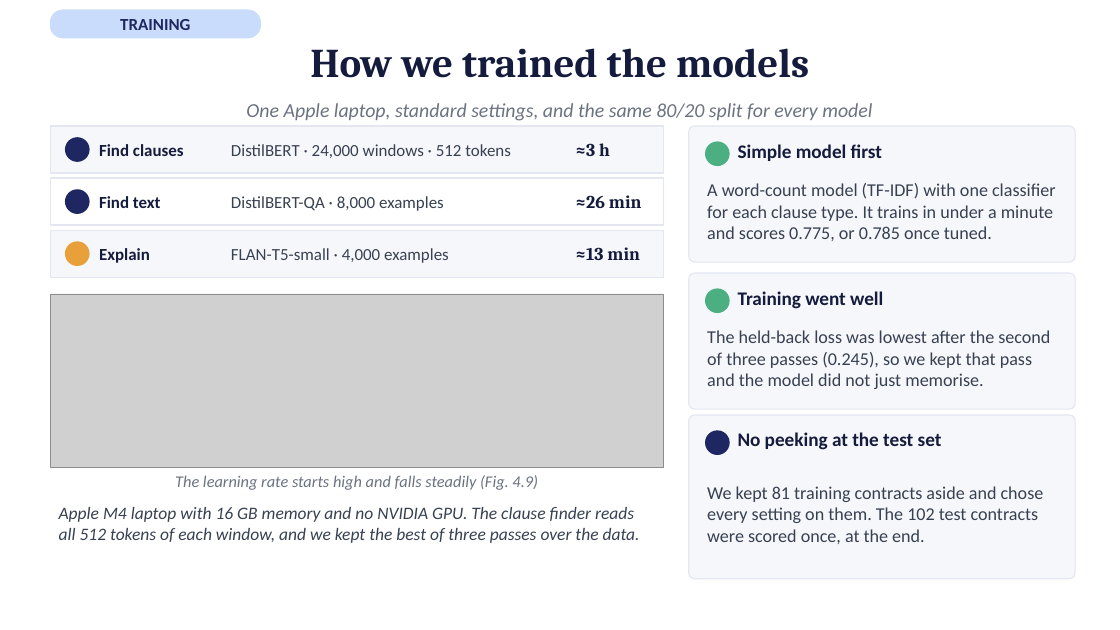
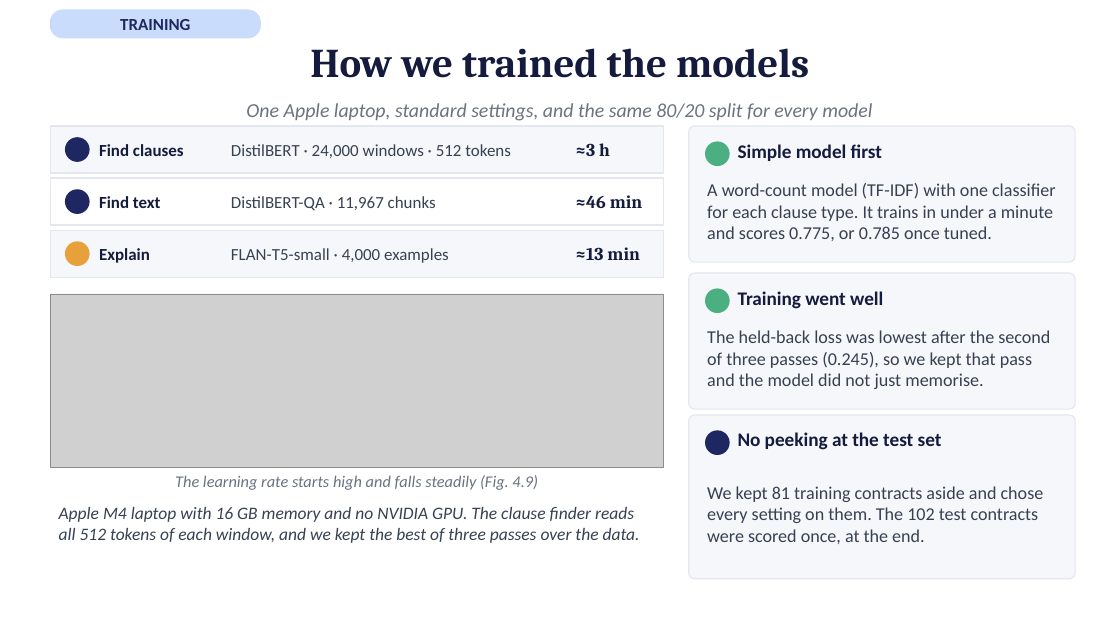
Before and after one commit to afnanmz168/clausify-p3, a slide deck: slide 8 of P25301051-p3-presentation-15-slides.pptx. Drawn at 1120x630 pixels with LibreOffice and Linux fonts; fonts in the diff are those of the drawing; grey boxes stand for pictures. Boxes give left, top, right and bottom in pixels: in the first picture for what was removed or moved away, otherwise in the second. Text is boxed around its words. In the diff, an @@ line names an element or a change of style, - is before the commit and + after.

```diff
--- a/P25301051-p3-presentation-15-slides.pptx
+++ b/P25301051-p3-presentation-15-slides.pptx
@@ text at (231, 196, 436, 211): text changed @@
-DistilBERT-QA · 8,000 examples
+DistilBERT-QA · 11,967 chunks
@@ text at (575, 195, 643, 208): text changed @@
-≈26 min
+≈46 min
```
Also in this commit, not shown: 3 other slides changed, 49 other files.
